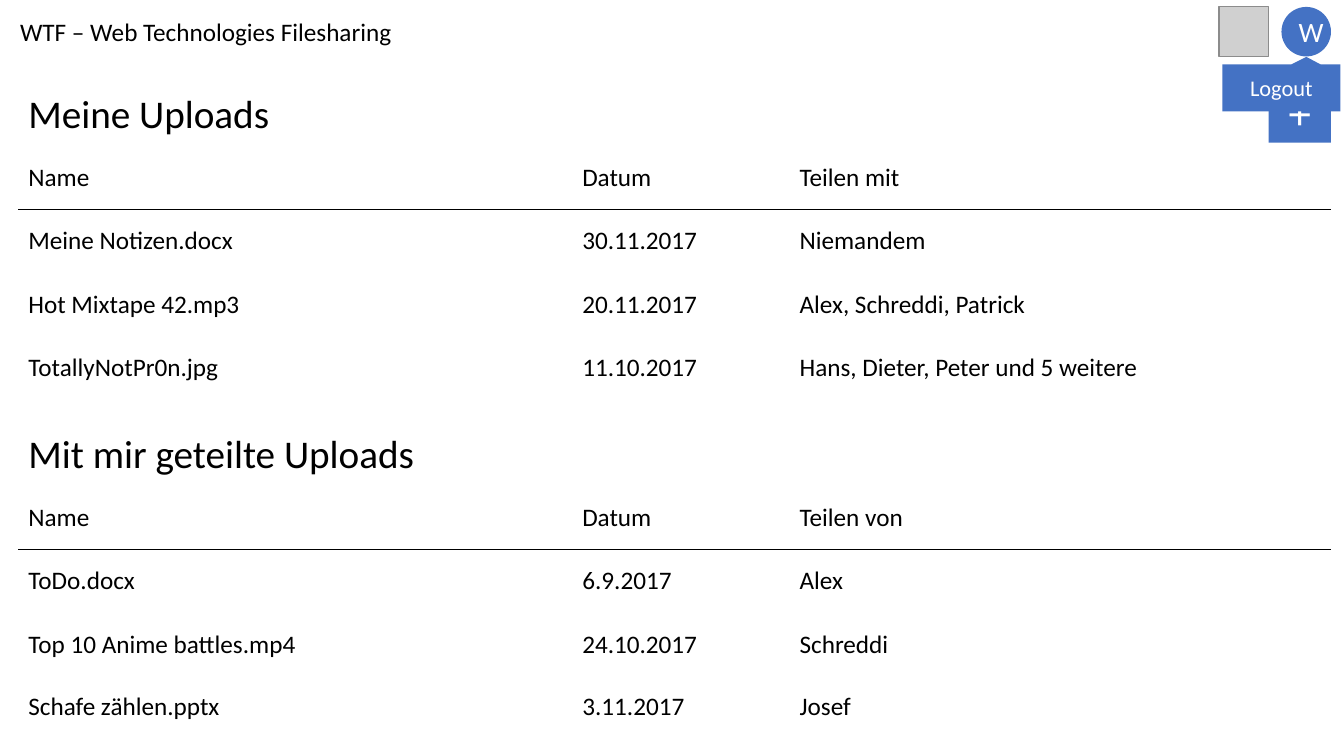
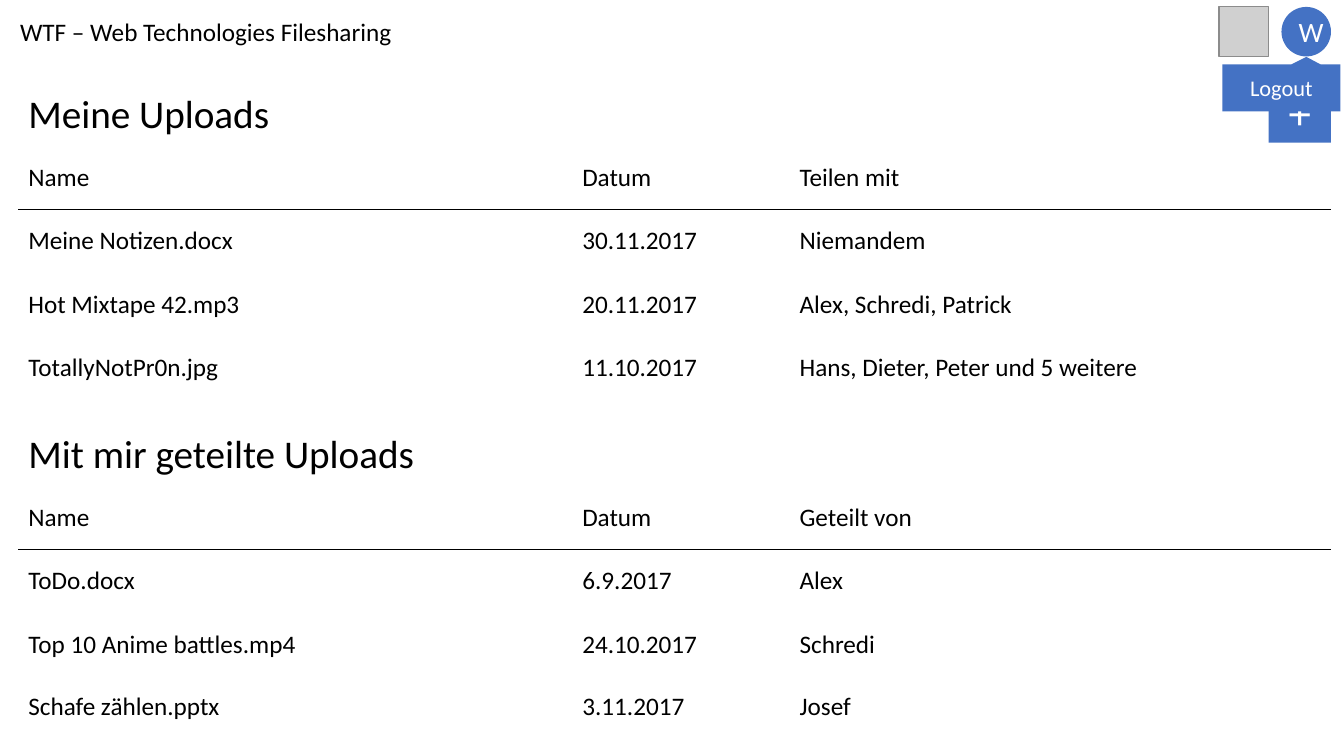
Before and after one commit to iAIex/WT, a slide deck: slide 8 of Filehost/Mockup.pptx. Drawn at 1344x756 pixels with LibreOffice and Linux fonts; fonts in the diff are those of the drawing; grey boxes stand for pictures; background and template pictures are left out. Boxes give left, top, right and bottom in pixels: in the first picture for what was removed or moved away, otherwise in the second. Text is boxed around its words. In the diff, an @@ line names an element or a change of style, - is before the commit and + after.

```diff
--- a/Filehost/Mockup.pptx
+++ b/Filehost/Mockup.pptx
@@ text at [28, 295, 1011, 317]: text changed @@
-Hot Mixtape 42.mp3 20.11.2017 Alex, Schreddi, Patrick
+Hot Mixtape 42.mp3 20.11.2017 Alex, Schredi, Patrick
@@ text at [28, 508, 912, 526]: text changed @@
-Name Datum Teilen von
+Name Datum Geteilt von
@@ text at [28, 635, 875, 657]: text changed @@
-Top 10 Anime battles.mp4 24.10.2017 Schreddi
+Top 10 Anime battles.mp4 24.10.2017 Schredi
```
Also in this commit, not shown: 1 other slide changed, 2 other files.
